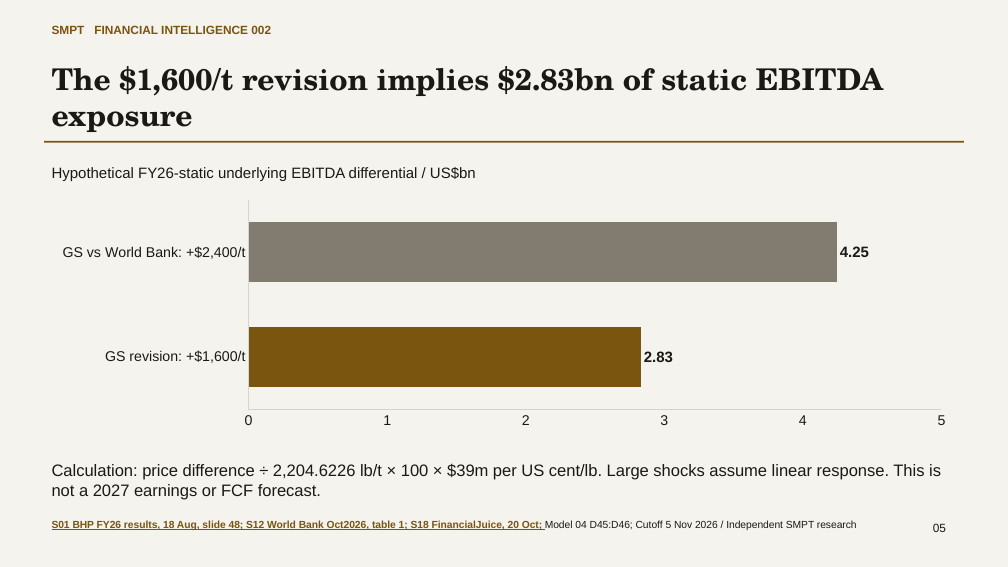
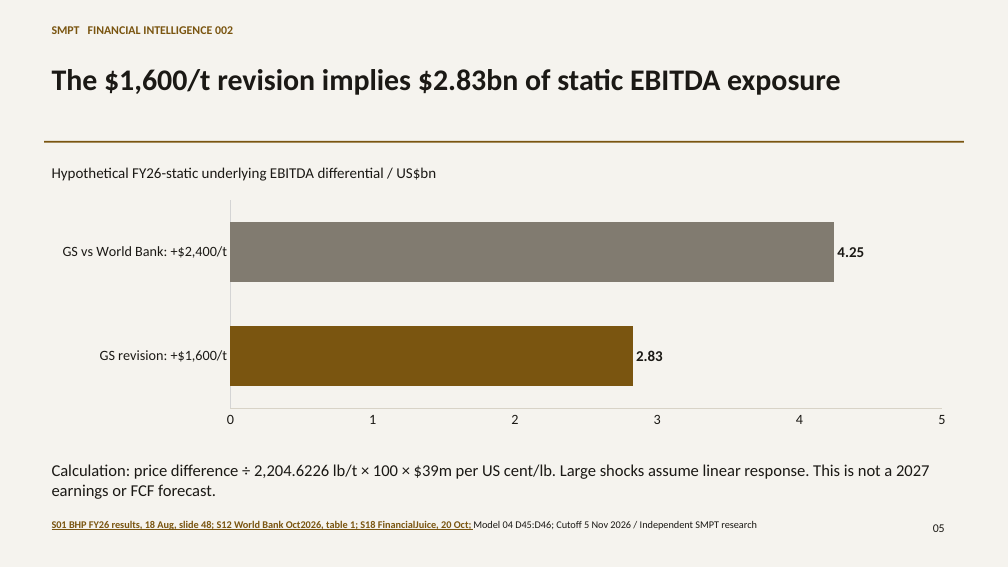
Before and after one commit to VSSpowerlifting/strategic-materials-policy-tracker, a slide deck: slide 5 of docs/research/fi002-bhp-copper/output/SMPT_FI002_BHP_Copper_Strategy_Deck.pptx. Drawn at 1008x567 pixels with LibreOffice and Linux fonts; fonts in the diff are those of the drawing. Boxes give left, top, right and bottom in pixels: in the first picture for what was removed or moved away, otherwise in the second. Text is boxed around its words. In the diff, an @@ line names an element or a change of style, - is before the commit and + after.

Commit message:
Design: reissue FI001 and FI002 slide decks in Archivo (#218)
* Add reproducible Archivo deck restyling and publication verification script

* Set Archivo as canonical deck font and point FI001 downloads to reissued assets

* Refine Archivo deck generator metadata and embedding guidance

* Refine Archivo deck generator metadata and embedding guidance

* [deck-restyle-request] Run one-off Archivo deck conversion and QA

* Design: reissue FI001 and FI002 editable decks in Archivo

* Fix Archivo static weight naming and idempotent reissue verification

* [deck-restyle-request] Reissue decks with corrected Archivo weight naming

* Fix idempotent font detection inside PPTX ZIP package

* [deck-restyle-request] Verify static Archivo regular/semibold font exports

* Design: reissue FI001 and FI002 editable decks in Archivo

* Remove one-off deck publishing workflow after verified reissue

---------

```diff
--- a/docs/research/fi002-bhp-copper/output/SMPT_FI002_BHP_Copper_Strategy_Deck.pptx
+++ b/docs/research/fi002-bhp-copper/output/SMPT_FI002_BHP_Copper_Strategy_Deck.pptx
@@ text "The $1,600/t revision implies $2.83bn ..." at [52,69,841,95]: font TeX Gyre Schola to Calibri @@
@@ bar chart at [44,195,964,433] @@
@@ lettering changed @@
@@ font Arial to Calibri in 5 elements at [52,26,233,34], [52,521,757,530], [933,524,945,532], [52,167,436,181], [52,464,929,499] @@
```
Also in this commit, not shown: 11 other slides changed, 23 other files.
